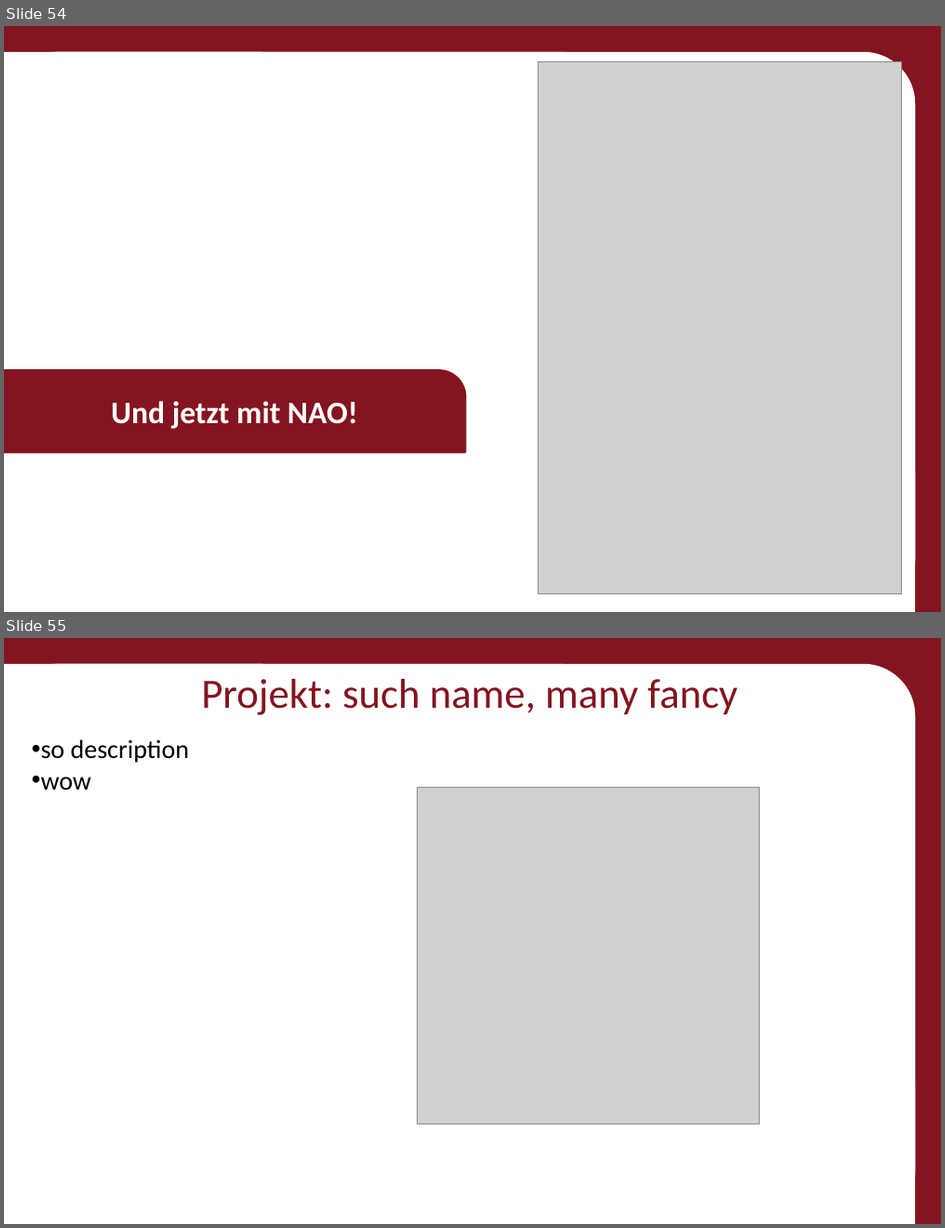
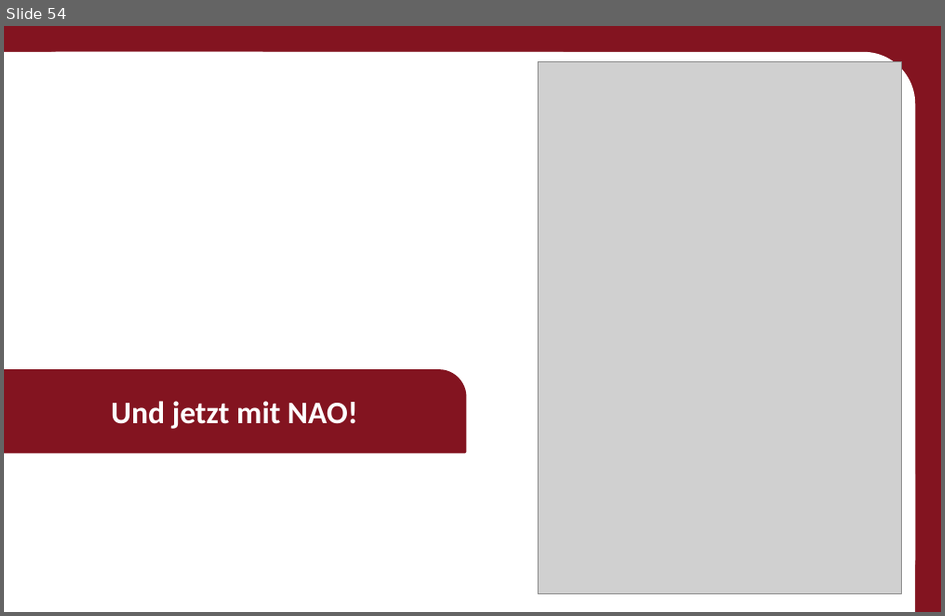
Before and after one commit to Roboscope/java-with-nao, a slide deck: Präsentationen/Anfänger - Java mit NAO.pptx. Shown one above the other, each under a label of ours: slides 54 and 55 before the commit, slide 54 after it. The pictures are 945x1228 and 945x616 pixels, drawn with LibreOffice and Linux fonts; fonts in the diff are those of the drawing; grey boxes stand for pictures; background and template pictures are left out. Boxes give left, top, right and bottom in pixels: in the first picture for what was removed or moved away, otherwise in the second. Text is boxed around its words. In the diff, an @@ line names an element or a change of style, - is before the commit and + after.

```diff
--- a/Präsentationen/Anfänger - Java mit NAO.pptx
+++ b/Präsentationen/Anfänger - Java mit NAO.pptx
@@ slide 55 removed at (x1=4, y1=638, x2=941, y2=1224), background #831420; not listed: 3 template elements that a slide beside it also shows @@
@@ title removed at (x1=201, y1=679, x2=738, y2=715) @@
-Projekt: such name, many fancy
@@ text removed at (x1=41, y1=739, x2=189, y2=791) @@
-• so description
-• wow
@@ picture removed at (x1=418, y1=787, x2=759, y2=1123) @@
```
Also in this commit, not shown: 1 slide added, 18 other files.
